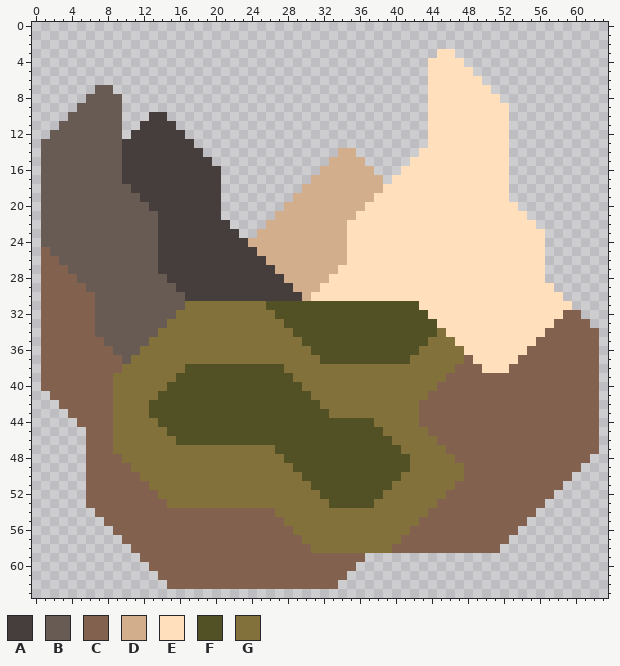
File history of a pixel-art sprite, assets/sprites/ui/sectors/sector-psammos-ancient-swamp.png. That is the earlier state.
The file is 64x64 pixels.
Palette (. is transparent): A #453e3d  B #675b53  C #82624e  D #d3ae8d  E #ffdfbc  F #515125  G #82713b
Pixels before (only the part around the change), first column x 0:
 0 ................................................................
 1 ................................................................
 2 ................................................................
 3 .............................................EE.................
 4 ............................................EEEE................
 5 ............................................EEEEE...............
 6 ............................................EEEEEE..............
 7 .......BB...................................EEEEEEE.............
 8 ......BBBB..................................EEEEEEEE............
 9 .....BBBBB..................................EEEEEEEEE...........
10 ....BBBBBB...AA.............................EEEEEEEEE...........
11 ...BBBBBBB..AAAA............................EEEEEEEEE...........
12 ..BBBBBBBB.AAAAAA...........................EEEEEEEEE...........
13 .BBBBBBBBBAAAAAAAA..........................EEEEEEEEE...........
14 .BBBBBBBBBAAAAAAAAA...............DD.......EEEEEEEEEE...........
15 .BBBBBBBBBAAAAAAAAAA.............DDDD.....EEEEEEEEEEE...........
16 .BBBBBBBBBAAAAAAAAAAA...........DDDDDD...EEEEEEEEEEEE...........
17 .BBBBBBBBBAAAAAAAAAAA..........DDDDDDDD.EEEEEEEEEEEEE...........
18 .BBBBBBBBBBAAAAAAAAAA.........DDDDDDDDDEEEEEEEEEEEEEE...........
19 .BBBBBBBBBBBAAAAAAAAA........DDDDDDDDDEEEEEEEEEEEEEEE...........
20 .BBBBBBBBBBBBAAAAAAAA.......DDDDDDDDDEEEEEEEEEEEEEEEEE..........
21 .BBBBBBBBBBBBBAAAAAAA......DDDDDDDDDEEEEEEEEEEEEEEEEEEE.........
22 .BBBBBBBBBBBBBAAAAAAAA....DDDDDDDDDEEEEEEEEEEEEEEEEEEEEE........
23 .BBBBBBBBBBBBBAAAAAAAAA..DDDDDDDDDDEEEEEEEEEEEEEEEEEEEEEE.......
24 .BBBBBBBBBBBBBAAAAAAAAAADDDDDDDDDDDEEEEEEEEEEEEEEEEEEEEEE.......
25 .CBBBBBBBBBBBBAAAAAAAAAAADDDDDDDDDDEEEEEEEEEEEEEEEEEEEEEE.......
26 .CCBBBBBBBBBBBAAAAAAAAAAAADDDDDDDDDEEEEEEEEEEEEEEEEEEEEEE.......
27 .CCCBBBBBBBBBBAAAAAAAAAAAAADDDDDDDEEEEEEEEEEEEEEEEEEEEEEE.......
28 .CCCCBBBBBBBBBBAAAAAAAAAAAAADDDDDEEEEEEEEEEEEEEEEEEEEEEEE.......
29 .CCCCCBBBBBBBBBBAAAAAAAAAAAAADDDEEEEEEEEEEEEEEEEEEEEEEEEEE......
30 .CCCCCCBBBBBBBBBBAAAAAAAAAAAAADEEEEEEEEEEEEEEEEEEEEEEEEEEEE.....
31 .CCCCCCBBBBBBBBBBGGGGGGGGGFFFFFFFFFFFFFFFFFEEEEEEEEEEEEEEEEE....
32 .CCCCCCBBBBBBBBBGGGGGGGGGGGFFFFFFFFFFFFFFFFFEEEEEEEEEEEEEEECC...
33 .CCCCCCBBBBBBBBGGGGGGGGGGGGGFFFFFFFFFFFFFFFFFEEEEEEEEEEEEECCCC..
34 .CCCCCCBBBBBBBGGGGGGGGGGGGGGGFFFFFFFFFFFFFFFFGEEEEEEEEEEECCCCCC.
35 .CCCCCCCBBBBBGGGGGGGGGGGGGGGGGFFFFFFFFFFFFFFGGGEEEEEEEEECCCCCCC.
36 .CCCCCCCCBBBGGGGGGGGGGGGGGGGGGGFFFFFFFFFFFFGGGGGEEEEEEECCCCCCCC.
37 .CCCCCCCCCBGGGGGGGGGGGGGGGGGGGGGFFFFFFFFFFGGGGGGCEEEEECCCCCCCCC.
38 .CCCCCCCCCGGGGGGGFFFFFFFFFFFGGGGGGGGGGGGGGGGGGGCCCEEECCCCCCCCCC.
39 .CCCCCCCCGGGGGGGFFFFFFFFFFFFFGGGGGGGGGGGGGGGGGCCCCCCCCCCCCCCCCC.
40 .CCCCCCCCGGGGGGFFFFFFFFFFFFFFFGGGGGGGGGGGGGGGCCCCCCCCCCCCCCCCCC.
41 ..CCCCCCCGGGGGFFFFFFFFFFFFFFFFFGGGGGGGGGGGGGCCCCCCCCCCCCCCCCCCC.
42 ...CCCCCCGGGGFFFFFFFFFFFFFFFFFFFGGGGGGGGGGGCCCCCCCCCCCCCCCCCCCC.
43 ....CCCCCGGGGFFFFFFFFFFFFFFFFFFFFGGGGGGGGGGCCCCCCCCCCCCCCCCCCCC.
44 .....CCCCGGGGGFFFFFFFFFFFFFFFFFFFFFFFFGGGGGCCCCCCCCCCCCCCCCCCCC.
45 ......CCCGGGGGGFFFFFFFFFFFFFFFFFFFFFFFFGGGGGCCCCCCCCCCCCCCCCCCC.
46 ......CCCGGGGGGGFFFFFFFFFFFFFFFFFFFFFFFFGGGGGCCCCCCCCCCCCCCCCCC.
47 ......CCCGGGGGGGGGGGGGGGGGGFFFFFFFFFFFFFFGGGGGCCCCCCCCCCCCCCCCC.
48 ......CCCCGGGGGGGGGGGGGGGGGGFFFFFFFFFFFFFFGGGGGCCCCCCCCCCCCCCC..
49 ......CCCCCGGGGGGGGGGGGGGGGGGFFFFFFFFFFFFFGGGGGGCCCCCCCCCCCCC...
50 ......CCCCCCGGGGGGGGGGGGGGGGGGFFFFFFFFFFFGGGGGGGCCCCCCCCCCCC....
51 ......CCCCCCCGGGGGGGGGGGGGGGGGGFFFFFFFFFGGGGGGGCCCCCCCCCCCC.....
52 ......CCCCCCCCGGGGGGGGGGGGGGGGGGFFFFFFFGGGGGGGCCCCCCCCCCCC......
53 ......CCCCCCCCCGGGGGGGGGGGGGGGGGGFFFFFGGGGGGGCCCCCCCCCCCC.......
54 .......CCCCCCCCCCCCCCCCCCCCGGGGGGGGGGGGGGGGGCCCCCCCCCCCC........
55 ........CCCCCCCCCCCCCCCCCCCCGGGGGGGGGGGGGGGCCCCCCCCCCCC.........
56 .........CCCCCCCCCCCCCCCCCCCCGGGGGGGGGGGGGCCCCCCCCCCCC..........
57 ..........CCCCCCCCCCCCCCCCCCCCGGGGGGGGGGGCCCCCCCCCCCC...........
58 ...........CCCCCCCCCCCCCCCCCCCCGGGGGGGGGCCCCCCCCCCCC............
59 ............CCCCCCCCCCCCCCCCCCCCCCCCC...........................
60 .............CCCCCCCCCCCCCCCCCCCCCCC............................
61 ..............CCCCCCCCCCCCCCCCCCCCC.............................
62 ...............CCCCCCCCCCCCCCCCCCC..............................
63 ................................................................
After:
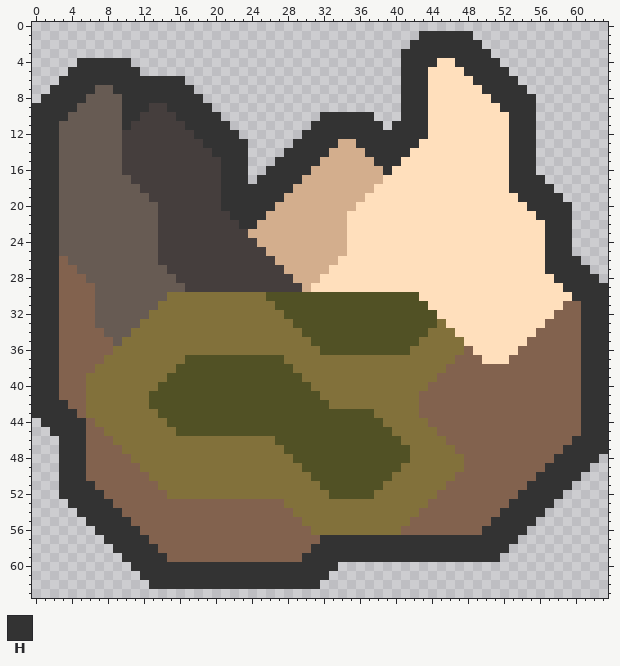
Colours new in this view: H #333333
Changes in this commit:
Changed rows in their new state; - is an unchanged pixel.
first column x 0:
 1 -------------------------------------------HHHHHH---------------
 2 ------------------------------------------HHHHHHHH--------------
 3 -----------------------------------------HHHHHHHHHH-------------
 4 -----HHHHHH------------------------------HHHH--HHHHH------------
 5 ----HHHHHHHH-----------------------------HHH----HHHHH-----------
 6 ---HHHHHHHHHHHHHH------------------------HHH-----HHHHH----------
 7 --HHHHH--HHHHHHHHH-----------------------HHH------HHHHH---------
 8 -HHHHH----HHHHHHHHH----------------------HHH-------HHHHH--------
 9 HHHHH-----HHHAAHHHHH---------------------HHH--------HHHH--------
10 HHHH------HHA--AHHHHH-----------HHHHHH---HHH---------HHH--------
11 HHH-------HA----AHHHHH---------HHHHHHHH-HHHH---------HHH--------
12 HHH-------A------AHHHHH-------HHHHHHHHHHHHHH---------HHH--------
13 HHH---------------AHHHHH-----HHHHHDDHHHHHHHE---------HHH--------
14 HHH----------------AHHHH----HHHHHD--DHHHHHE----------HHH--------
15 HHH-----------------AHHH---HHHHHD----DHHHE-----------HHH--------
16 HHH------------------HHH--HHHHHD------DHE------------HHH--------
17 HHH-------B----------HHH-HHHHHD--------E-------------HHHH-------
18 HHH--------B---------HHHHHHHHD--------E--------------HHHHH------
19 HHH---------B--------HHHHHHHD--------E---------------EHHHHH-----
20 HHH----------B-------HHHHHHD--------E-----------------EHHHHH----
21 HHH------------------AHHHHD--------E-------------------EHHHH----
22 HHH-------------------AHHD------------------------------EHHH----
23 HHH--------------------AD--------------------------------HHH----
24 HHH---------------------A--------------------------------HHH----
25 HHH----------------------A-------------------------------HHH----
26 HHHC----------------------A-------E----------------------HHHH---
27 HHH-C---------B------------A-----E-----------------------HHHHH--
28 HHH--C---------B------------A---E------------------------EHHHHH-
29 HHH---C---------B------------A-E--------------------------EHHHHH
30 HHH------------GGGGGGGGGGGFFFFFFFFFFFFFFFFF----------------EHHHH
31 HHH-----------GGG---------G----------------F---------------CCHHH
32 HHH----------GGG-----------G----------------F-------------C--HHH
33 HHH---------GGG-------------G----------------G-----------C---HHH
34 HHH----C---GGG---------------G--------------G-G---------C----HHH
35 HHH-----C-GGG-----------------G------------G---G-------C-----HHH
36 HHH------GGG-------------------G----------G-----C-----C------HHH
37 HHH-----GGG------FFFFFFFFFFF----GGGGGGGGGG-----C-C---C-------HHH
38 HHH----GGG------F-----------F-----------------C---CCC--------HHH
39 HHH---GGG------F-------------F---------------C---------------HHH
40 HHH---GGG-----F---------------F-------------C----------------HHH
41 HHH---GGG----F-----------------F-----------C-----------------HHH
42 HHHH--GGG-----------------------F----------------------------HHH
43 HHHHH-GGG----G-------------------FFFFF-----------------------HHH
44 -HHHHH-GG-----G-----------------------F----G-----------------HHH
45 --HHHH--G------G-----------------------F----G----------------HHH
46 ---HHH----------GGGGGGGGGGG-------------F----G--------------HHHH
47 ---HHH---C-----------------G-------------F----G------------HHHHH
48 ---HHH----C-----------------G------------------G----------HHHHH-
49 ---HHH-----C-----------------G-----------G---------------HHHHH--
50 ---HHH------C-----------------G---------G------C--------HHHHH---
51 ---HHHH------C-----------------G-------G------C--------HHHHH----
52 ---HHHHH------C-----------------G-----G------C--------HHHHH-----
53 ----HHHHH------CCCCCCCCCCCCC-----GGGGG------C--------HHHHH------
54 -----HHHHH-----------------CC--------------C--------HHHHH-------
55 ------HHHHH-----------------CC------------C--------HHHHH--------
56 -------HHHHH-----------------CC----------C--------HHHHH---------
57 --------HHHHH-----------------CCHHHHHHHHHHHHHHHHHHHHHH----------
58 ---------HHHHH-----------------HHHHHHHHHHHHHHHHHHHHHH-----------
59 ----------HHHHH---------------HHHHHHHHHHHHHHHHHHHHHH------------
60 -----------HHHHHHHHHHHHHHHHHHHHHHH..----------------------------
61 ------------HHHHHHHHHHHHHHHHHHHHH..-----------------------------
62 -------------HHHHHHHHHHHHHHHHHHH..------------------------------
